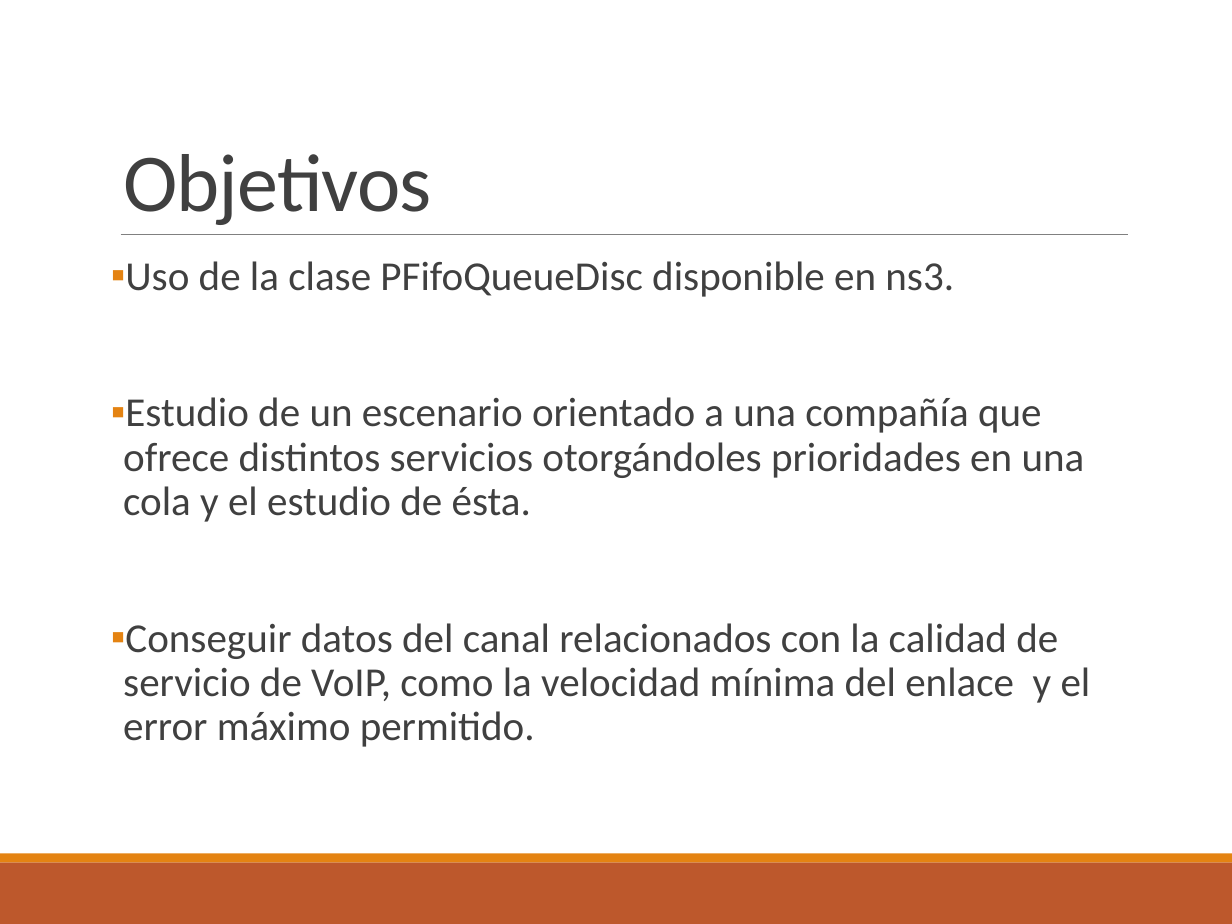
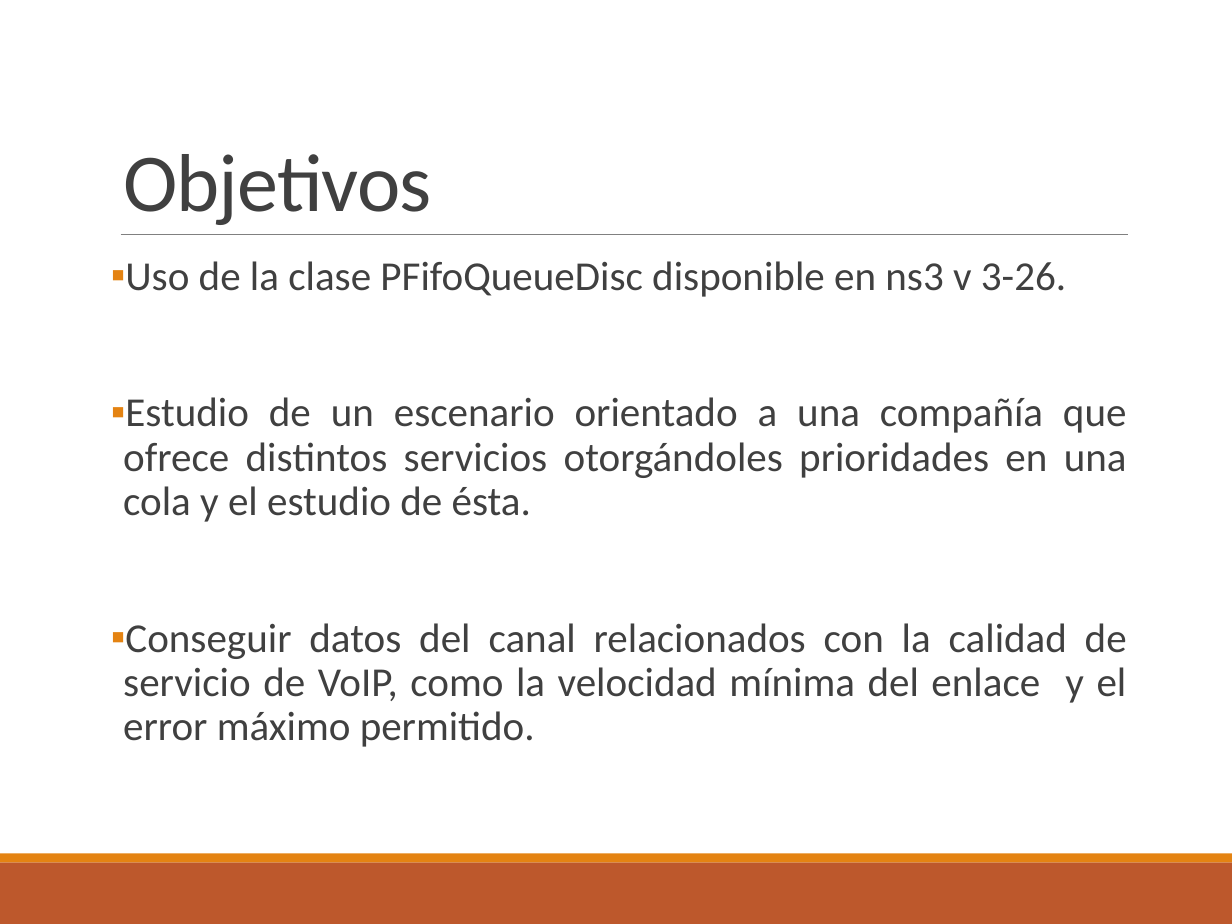
Before and after one commit to Reclusiarca/PriorityQueuePtP, a slide deck: slide 7 of presentacion12.pptx. Drawn at 1232x924 pixels with LibreOffice and Linux fonts; fonts in the diff are those of the drawing. Boxes give left, top, right and bottom in pixels: in the first picture for what was removed or moved away, otherwise in the second. Text is boxed around its words. In the diff, an @@ line names an element or a change of style, - is before the commit and + after.

```diff
--- a/presentacion12.pptx
+++ b/presentacion12.pptx
@@ text at [125,261,1066,297]: text changed @@
-▪ Uso de la clase PFifoQueueDisc disponible en ns3.
+▪ Uso de la clase PFifoQueueDisc disponible en ns3 v 3-26.
@@ text at [123,397,1127,747]: alignment left to justified @@
```
Also in this commit, not shown: 3 other slides changed.
